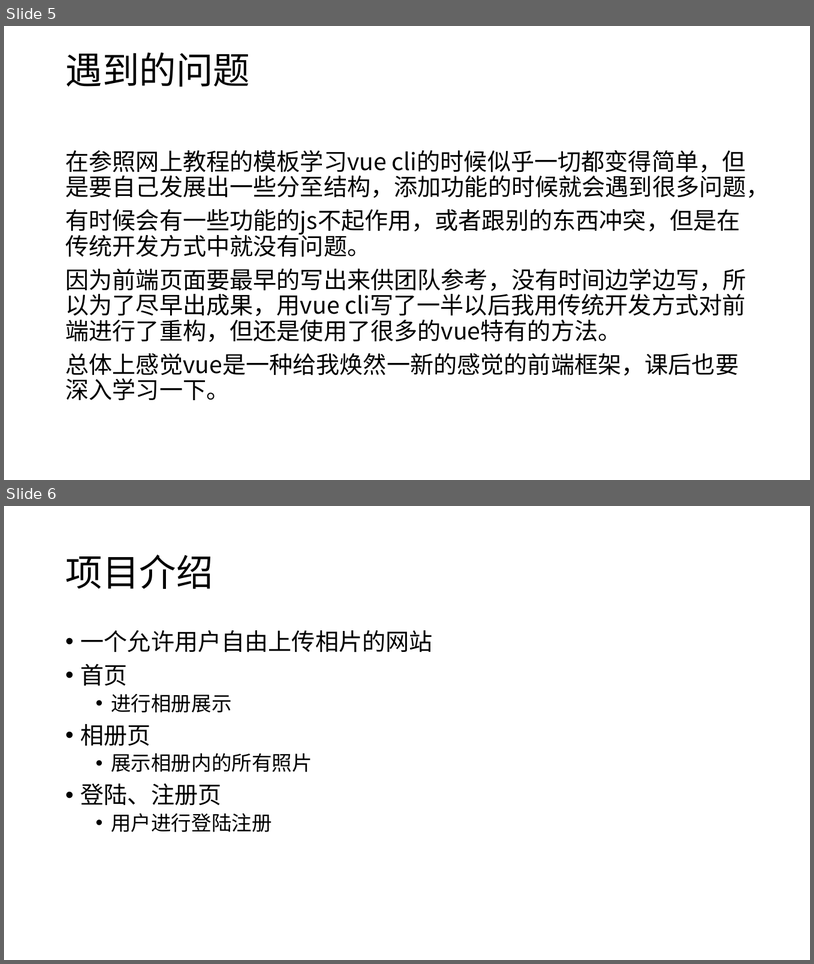
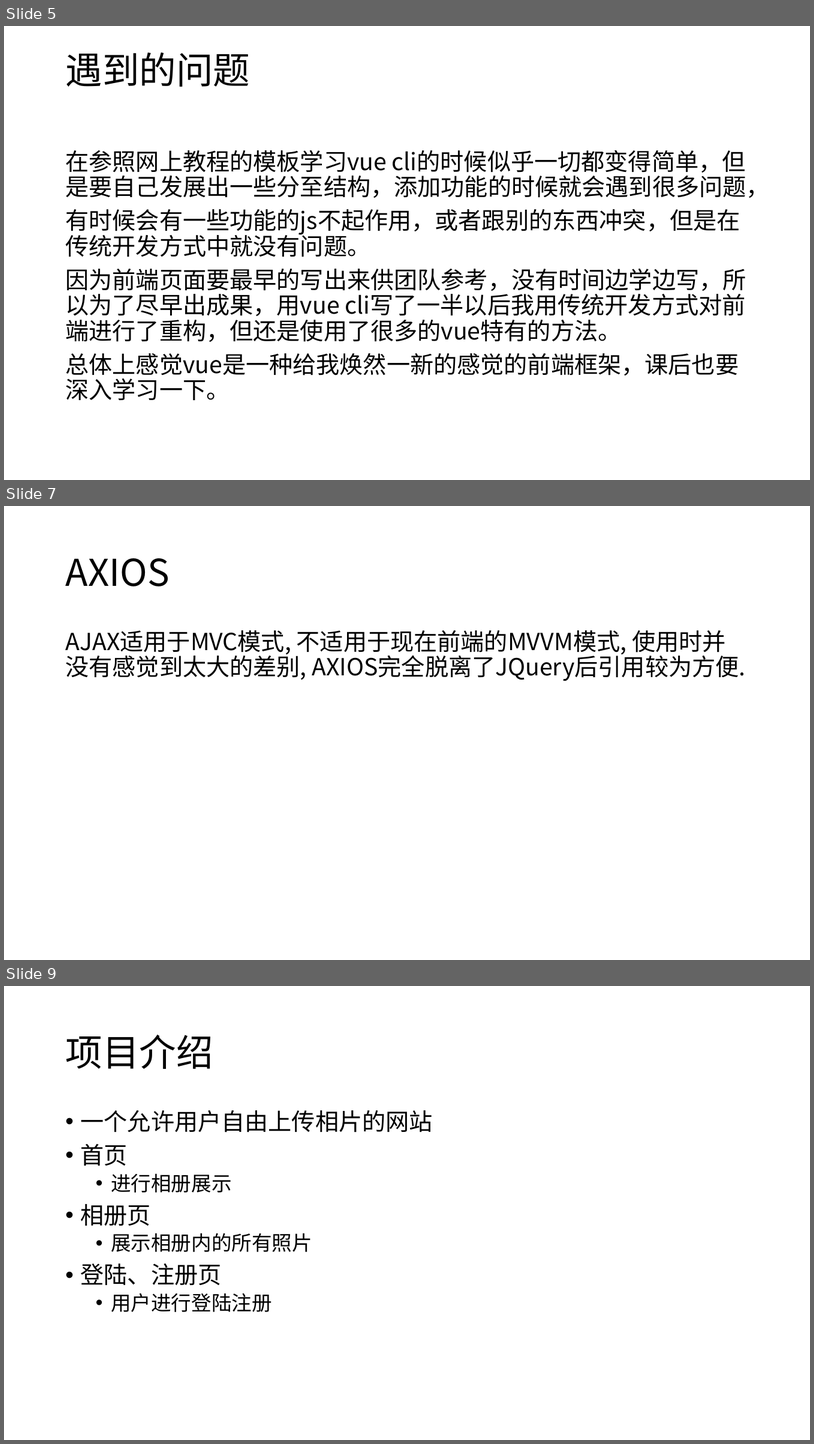
Before and after one commit to daxuliu/softwarelearn, a slide deck: 文档/项目展示-1.pptx. Shown one above the other, each under a label of ours: slides 5 and 6 before the commit, slides 5, 7 and 9 after it; the slides between them are not shown. The pictures are 814x964 and 814x1444 pixels, drawn with LibreOffice and Linux fonts; fonts in the diff are those of the drawing. Boxes give left, top, right and bottom in pixels: in the first picture for what was removed or moved away, otherwise in the second. Text is boxed around its words. In the diff, an @@ line names an element or a change of style, - is before the commit and + after.

Commit message:
前端逻辑已经添加

```diff
--- a/文档/项目展示-1.pptx
+++ b/文档/项目展示-1.pptx
@@ slide 7 added at [4, 506, 810, 960], background #FFFFFF @@
@@ title added at [65, 558, 169, 586], 44 pt, text #000000 @@
+AXIOS
@@ text added at [65, 630, 746, 681], 28 pt, text #000000 @@
+AJAX适用于MVC模式, 不适用于现在前端的MVVM模式, 使用时并没有感觉到太大的差别, AXIOS完全脱离了JQuery后引用较为方便.
@@ what was slide 6 is now slide 9 @@
```
Also in this commit, not shown: 2 other slides added.
